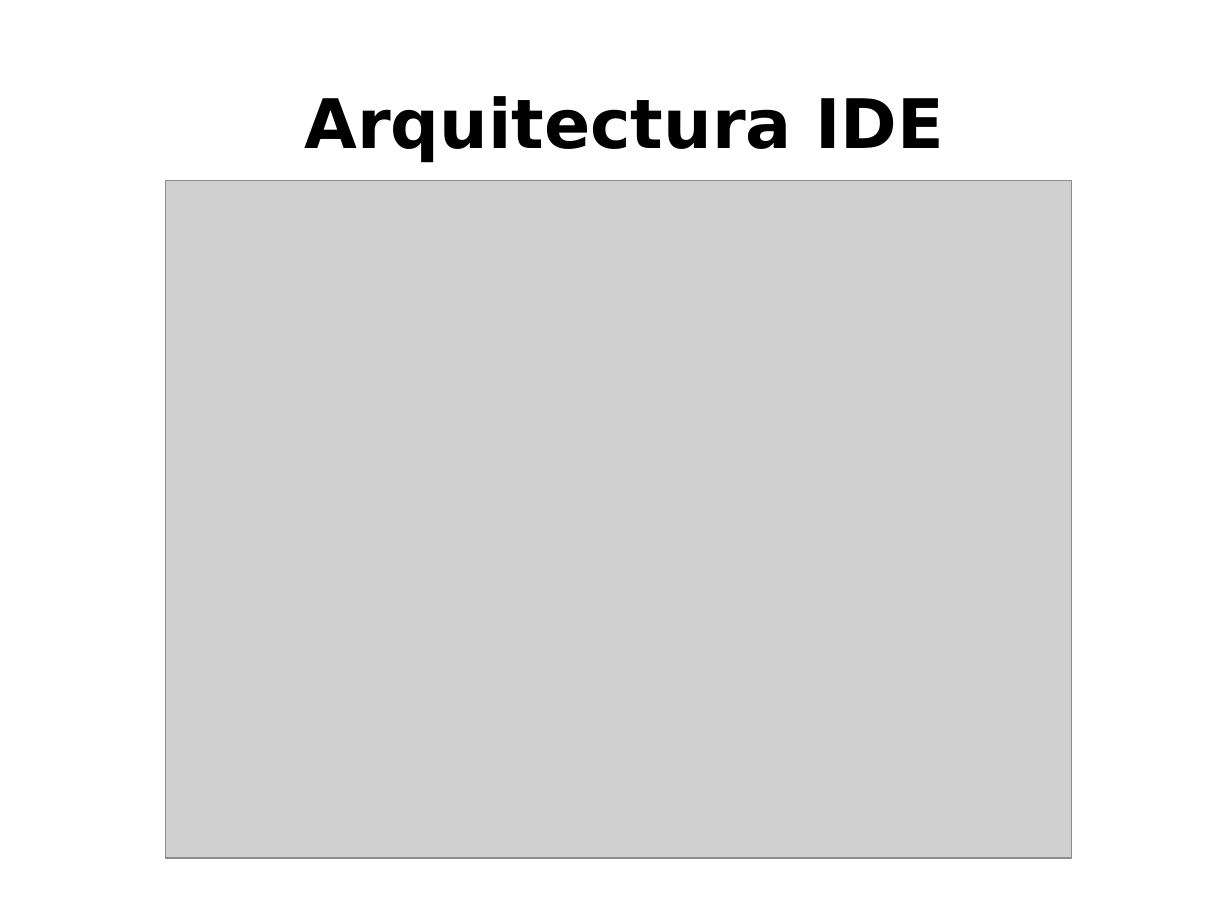
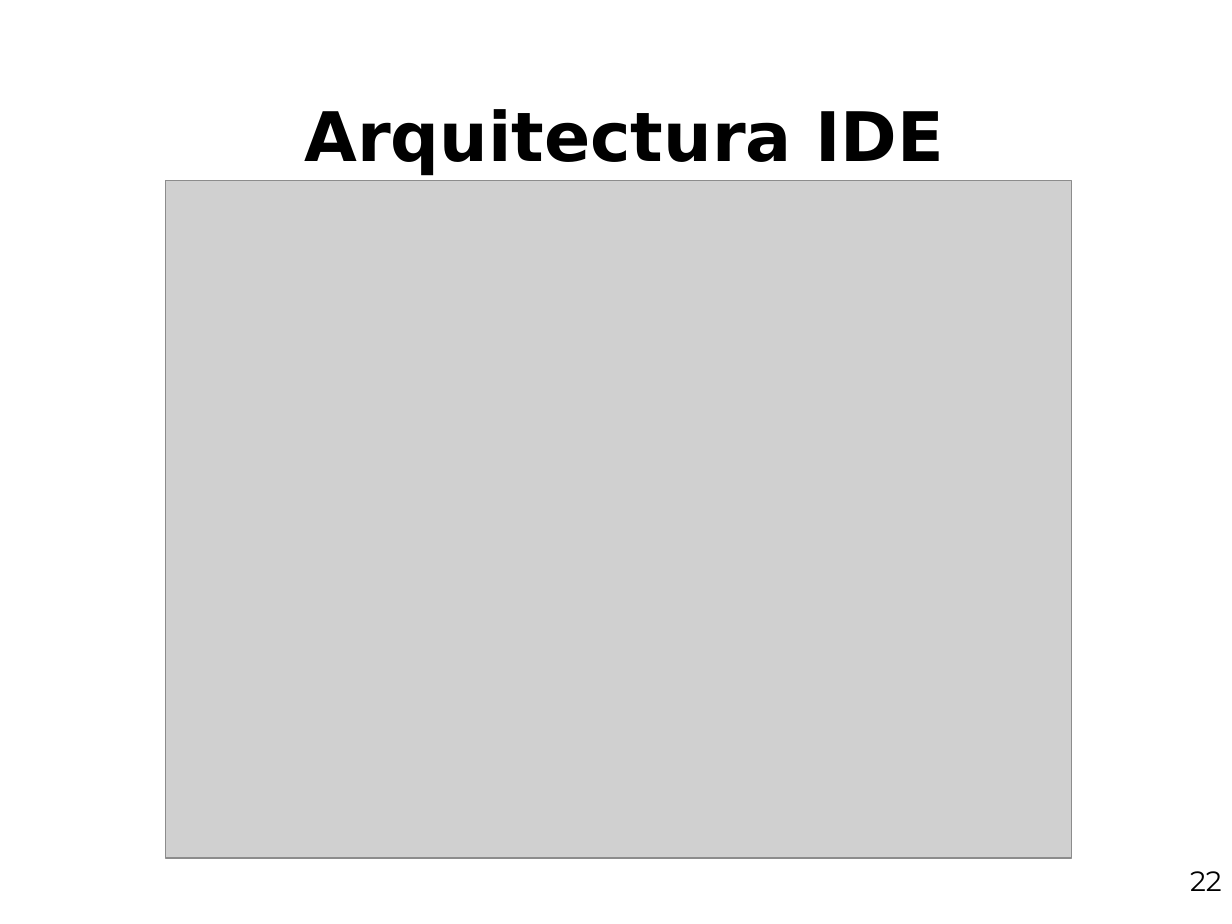
Before and after one commit to ernesto-g/tpfinalcese, a slide deck: slide 23 of presentacion/presentacion_v1.odp. Drawn at 1232x924 pixels with LibreOffice and Linux fonts; fonts in the diff are those of the drawing; grey boxes stand for pictures; background and template pictures are left out. Boxes give left, top, right and bottom in pixels: in the first picture for what was removed or moved away, otherwise in the second. Text is boxed around its words. In the diff, an @@ line names an element or a change of style, - is before the commit and + after.

```diff
--- a/presentacion/presentacion_v1.odp
+++ b/presentacion/presentacion_v1.odp
@@ title "Arquitectura IDE": place and size @@
-title "Arquitectura IDE" at [304, 96, 945, 162]
+title "Arquitectura IDE" at [304, 109, 945, 175]
@@ text added at [1190, 871, 1222, 891], 18 pt, text #000000 @@
+22
```
Also in this commit, not shown: 27 other slides changed, 3 slides added, 2 slides removed, 7 other files.
